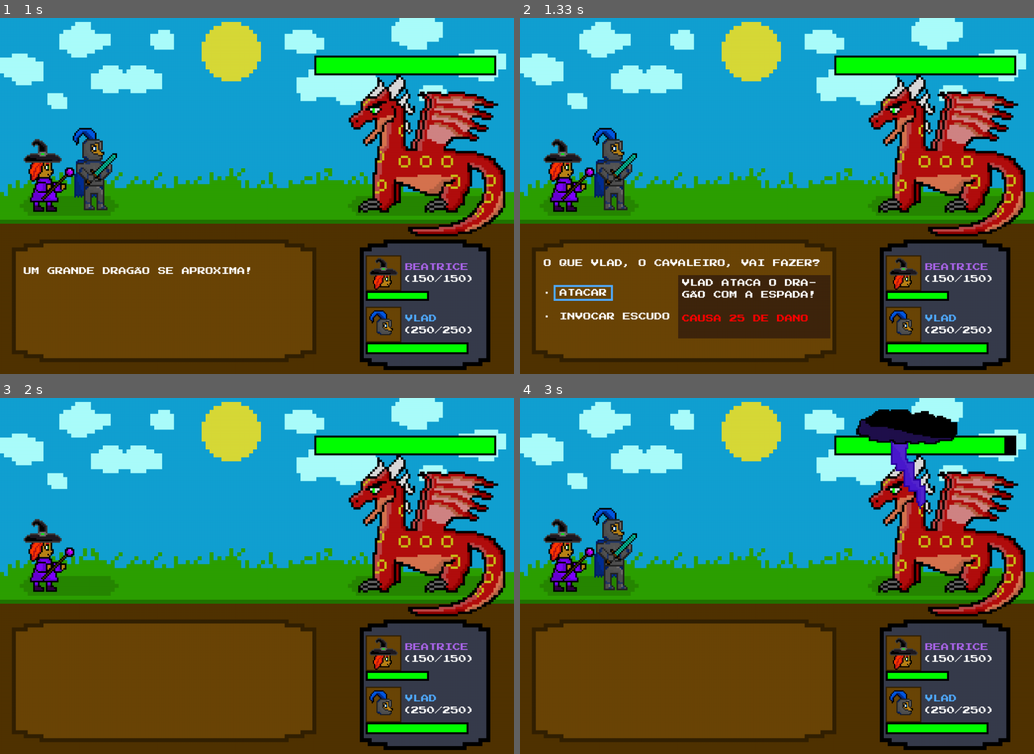
Above: before the commit, frames 1-4 (two rows, left to right).
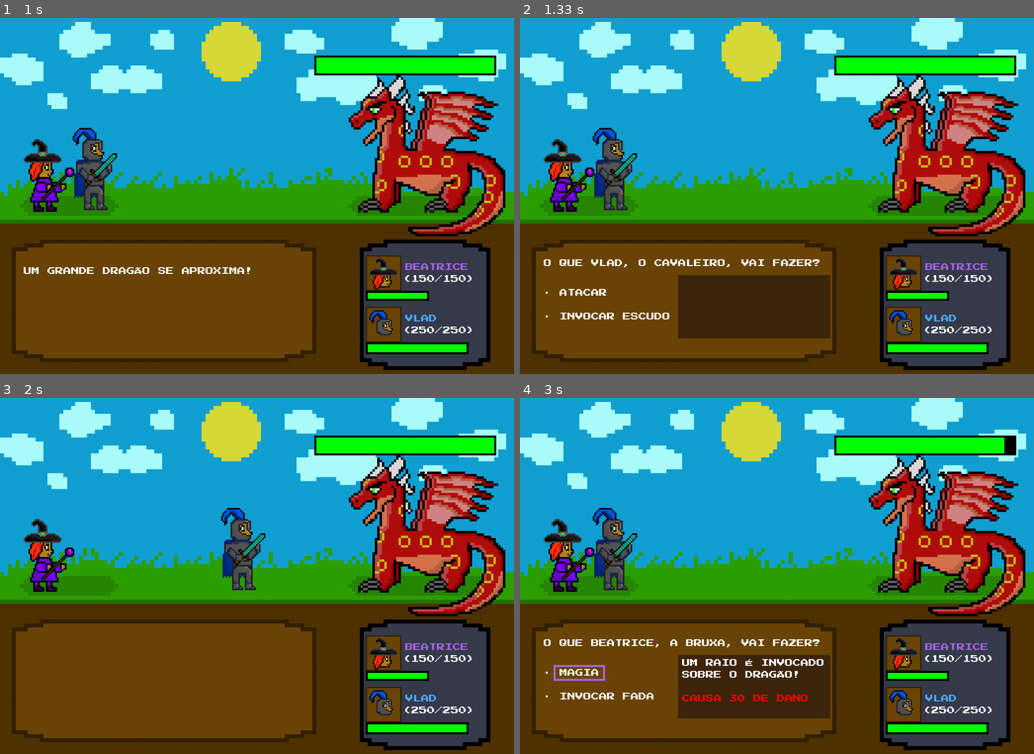
Above: after the commit, the same moments.

Repository: andrelsoaresf-prog/Projeto-Pygame
Game: pygame game, started from main.py
Two runs of this game, one before a commit and one after it. Both use one fixed random seed, a clock stepped at 60 frames per second and the inputs below.
Inputs (mouse positions are in pixels of both pictures, inside the frame that each line leads up to):
- Up to frame 1 (1 s): press the mouse at (257, 220) at 0.37 s; move the mouse to (195, 210) at 0.47 s; release the mouse at (133, 199) at 0.6 s; tap Enter at 0.67 s
- Up to frame 2 (1.33 s): press the mouse at (777, 220) at 1.03 s; move the mouse to (694, 228) at 1.13 s; release the mouse at (612, 238) at 1.27 s
- Up to frame 3 (2 s): press the mouse at (257, 600) at 1.37 s; move the mouse to (174, 622) at 1.47 s; release the mouse at (87, 647) at 1.6 s; press the mouse at (257, 600) at 1.7 s; move the mouse to (349, 572) at 1.8 s; release the mouse at (442, 547) at 1.93 s
- Up to frame 4 (3 s): tap Enter at 2 s; click (653, 579) at 2.38 s; press the mouse at (653, 579) at 2.7 s; move the mouse to (679, 629) at 2.8 s; release the mouse at (699, 679) at 2.93 s

Frame 1 is identical in both runs. In frame 2, 1.0% of the frame differs, in the area x 6-58%, y 73-86%; in frame 3, 1.2%; in frame 4, 8.4%, in the area x 4-86%, y 3-91%.

Commit message:
criando a versão beta 1.1

Diff:
--- a/main.py
+++ b/main.py
@@ -40,9 +40,13 @@
     import sys
     sys.exit()
 
-def carregar_imagem(caminho):
+def carregar_imagem(caminho, tem_transparencia=True):
     with open(caminho, "rb") as f:
-        return pygame.image.load(f, caminho).convert_alpha()
+        img = pygame.image.load(f, caminho)
+    if tem_transparencia:
+        return img.convert_alpha()  # mais lento, mas necessário pra recortes/sprites
+    else:
+        return img.convert()  # bem mais rápido, pra fundos de tela cheia sem transparência
 
 def carregar_som(caminho):
     with open(caminho, "rb") as f:
@@ -77,17 +81,17 @@
     fogo_grande_img = carregar_imagem('imagens/fogo_grande.png')
     fogo_pequeno_img = carregar_imagem('imagens/fogo_pequeno.png')
     corte_dragao_img = carregar_imagem('imagens/corte_dragao.png')
-    fundo_img = carregar_imagem('imagens/fundo.png')
-    menu_img = carregar_imagem('imagens/menu.png')
+    fundo_img = carregar_imagem('imagens/fundo.png', tem_transparencia=False)
+    menu_img = carregar_imagem('imagens/menu.png', tem_transparencia=False)
     nuvem_img = carregar_imagem('imagens/nuvem.png')
     token_beatrice = carregar_imagem('imagens/beatrice_token.png')
     token_vlad = carregar_imagem('imagens/vlad_token.png')
-    historia_img = carregar_imagem('imagens/historia.png')
+    historia_img = carregar_imagem('imagens/historia.png', tem_transparencia=False)
     escudo_img = carregar_imagem('imagens/escudo.png')
     fada_img = carregar_imagem('imagens/fada.png')
     livro_img = carregar_imagem('imagens/livro.png')
-    ganhou_img = carregar_imagem('imagens/ganhou.png')
-    perdeu_img = carregar_imagem('imagens/perdeu.png')
+    ganhou_img = carregar_imagem('imagens/ganhou.png', tem_transparencia=False)
+    perdeu_img = carregar_imagem('imagens/perdeu.png', tem_transparencia=False)
 
     som_rugido = carregar_som('audio/Rugido.ogg')
     som_corte_aereo = carregar_som('audio/estalo.ogg')
@@ -156,11 +160,13 @@
 
                 elif turno == "vlad_escolha" or turno == "beatrice_escolha":
                     pos = pygame.mouse.get_pos()
-                    if pos[1] > 700:
-                        escolha = 1
+                    nova_escolha = 1 if pos[1] > 700 else 0
+                    if nova_escolha == escolha:
+                        # tocou de novo na mesma opção -> confirma
+                        pygame.event.post(pygame.event.Event(pygame.KEYDOWN, key=pygame.K_RETURN))
                     else:
-                        escolha = 0
-                    pygame.event.post(pygame.event.Event(pygame.KEYDOWN, key=pygame.K_RETURN))
+                        # primeiro toque só seleciona, pra dar tempo de ler a descrição
+                        escolha = nova_escolha
 
             if events.type == pygame.KEYDOWN:
                 if turno == "menu" or turno == "ganhou":
@@ -178,7 +184,7 @@
                 elif turno == "inicio":
                     if events.key == pygame.K_RETURN:
                         turno = "vlad_escolha"
-                        escolha = 0
+                        escolha = -1
 
                 elif turno == "vlad_escolha":
                     if events.key == pygame.K_UP:
@@ -195,7 +201,7 @@
 
                 elif turno == "vlad_mensagem":
                     if events.key == pygame.K_RETURN:
-                        escolha = 0
+                        escolha = -1
                         if hp_beatrice > 0:
                             turno = "beatrice_escolha"
                         else:
@@ -227,12 +233,14 @@
                             turno = "herois_mortos"
                         elif hp_vlad > 0:
                             turno = "vlad_escolha"
+                            escolha = -1
                         else:
                             turno = "vlad_morto"
 
                 elif turno == "vlad_morto":
                     if events.key == pygame.K_RETURN:
                         turno = "beatrice_escolha"
+                        escolha = -1
 
                 elif turno == "beatrice_morta":
                     if events.key == pygame.K_RETURN:
@@ -524,7 +532,7 @@
                 musica_parou = False
 
         pygame.display.update()
-        clock.tick(60)
+        clock.tick(90)
 
     pygame.quit()
 
